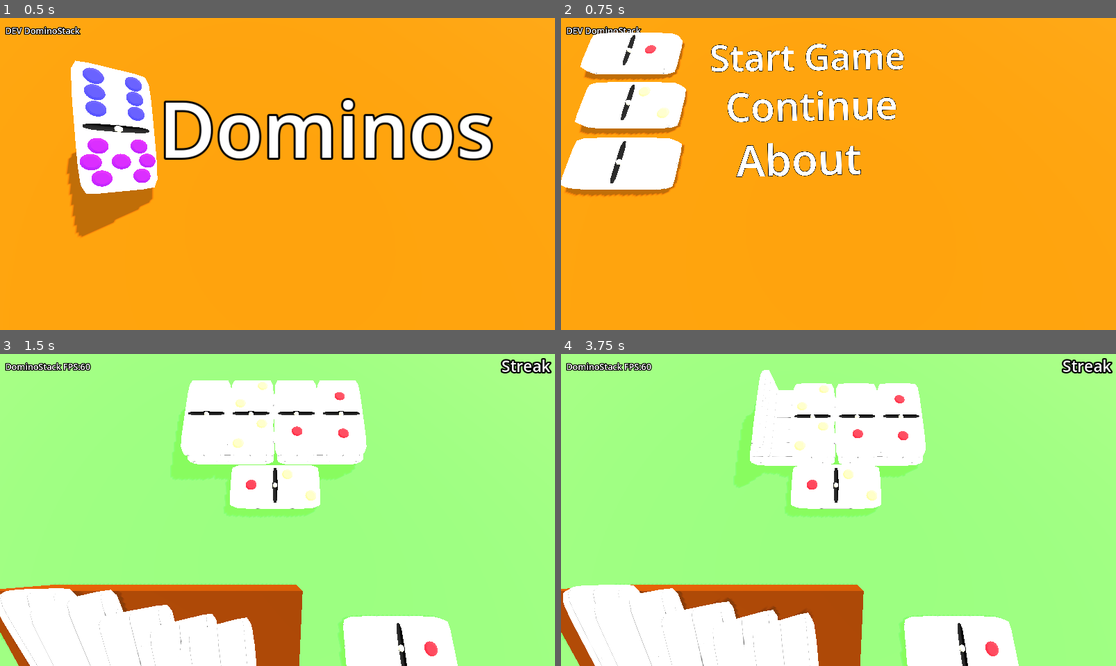
Above: before the commit, frames 1-4 (two rows, left to right).
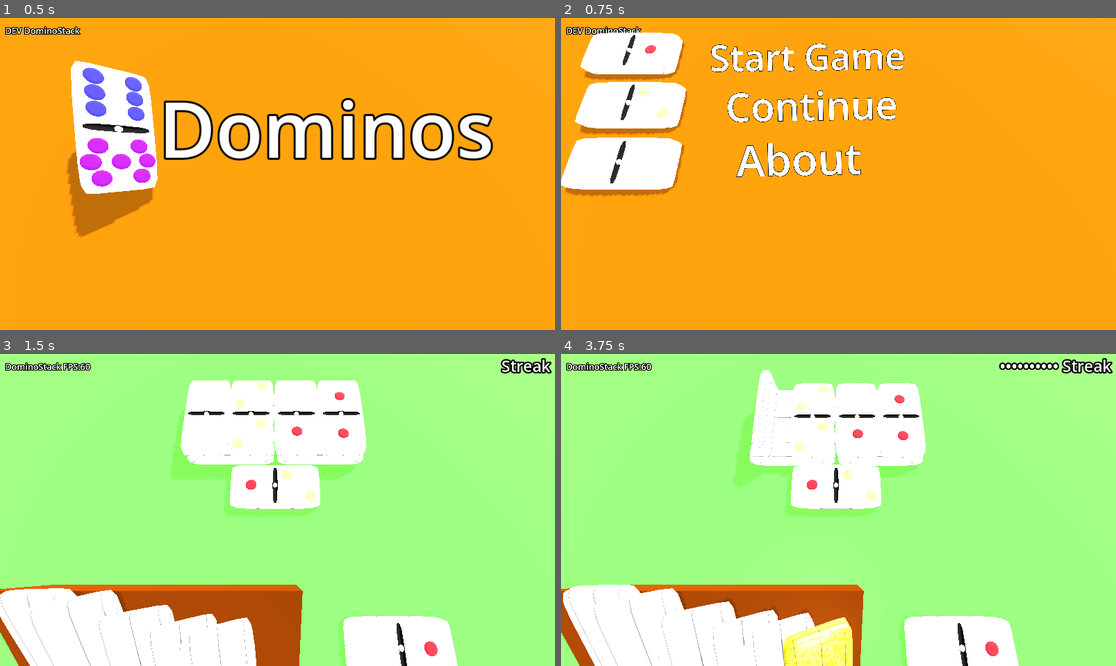
Above: after the commit, the same moments.

Repository: SecsAndCyber/six-seven-dominoes
Game: Godot game, scene res://scenes/main_menu.tscn
Two runs of this game, one before a commit and one after it. Both use one fixed random seed, a clock stepped at 60 frames per second and the inputs below.
Inputs (mouse positions are in pixels of both pictures, inside the frame that each line leads up to):
- Up to frame 1 (0.5 s): no input
- Up to frame 2 (0.75 s): tap Enter at 0.5 s; move the mouse to (810, 236) at 0.52 s; hold Alt from 0.53 s (still down); click (810, 236) at 0.67 s
- Up to frame 3 (1.5 s): tap Space at 1.25 s; move the mouse to (444, 556) at 1.27 s; release Alt at 1.28 s; tap Alt at 1.35 s; click (444, 556) at 1.42 s
- Up to frame 4 (3.75 s): move the mouse to (672, 463) at 2.02 s; hold Ctrl 2.03-2.78 s; click (672, 463) at 2.17 s; tap Alt at 2.3, 2.85 s; tap Enter at 2.75 s; move the mouse to (866, 510) at 2.77 s; click (866, 510) at 2.92 s; tap Space at 3.5 s; move the mouse to (755, 432) at 3.52 s; hold Alt from 3.53 s (still down); click (755, 432) at 3.67 s

Frame 1 is identical in both runs. In frame 2, less than 0.1% of the frame differs, in the area x 20-22%, y 8-47%; in frame 3, 0.1%; in frame 4, 1.9%, in the area x 1-90%, y 2-100%.

Commit message:
Refactor domino scripts for improved structure and visual bug fixes

Diff:
--- a/scripts/domino_block.gd
+++ b/scripts/domino_block.gd
@@ -14,28 +14,35 @@
 			return
 		# Run this even if the flag isn't changing due to the possiblity
 		# of the originial set happening before all the objects were ready
-		if val:
-			wild_glitter_light.light_energy = randf_range(0.8, 1.2)
-			noise.seed = randi()
-			wild_glitter_light.visible = true
-			surface_material.roughness_texture = noise_tex
-			surface_material.albedo_color = WILDGOLD_COLOR
-			surface_material.metallic = .35
-			surface_material.roughness = 1.0
-			surface_material.metallic_specular = 1.0
-			surface_material.emission = WILDGOLD_COLOR
-			surface_material.emission_operator = surface_material.EMISSION_OP_ADD
-			surface_material.emission_enabled = true
-			surface_material.emission_energy_multiplier = .12
-		else:
-			wild_glitter_light.visible = false
-			surface_material.albedo_color = STANDARD_COLOR
-			surface_material.metallic = 0
-			surface_material.roughness = 1.0
-			surface_material.emission_enabled = false
+		setup_surface_material(val)
+
 		if not _is_wildcard == val:
 			look_update_needed = true
 			_is_wildcard = val
+
+func setup_surface_material(wild:bool):
+	if wild:
+		wild_glitter_light.visible = true
+		surface_material.roughness_texture = noise_tex
+		surface_material.albedo_color = WILDGOLD_COLOR
+		surface_material.metallic = .35
+		surface_material.roughness = 1.0
+		surface_material.metallic_specular = 1.0
+		surface_material.emission_enabled = true
+		surface_material.emission = WILDGOLD_COLOR
+		surface_material.emission_operator = surface_material.EMISSION_OP_ADD
+		surface_material.emission_energy_multiplier = .12
+	else:
+		wild_glitter_light.visible = false
+		surface_material.roughness_texture = null
+		surface_material.albedo_color = STANDARD_COLOR
+		surface_material.metallic = 0
+		surface_material.roughness = 1.0
+		surface_material.metallic_specular = 0.0
+		surface_material.emission_enabled = false
+
+
+
 
 # init_pending is set by the stage once the tree location has stabilized
 # Designer note: Set this as false if the parent isn't DominoLevel
@@ -80,13 +87,14 @@
 @onready var current_renderer = ProjectSettings.get_setting("rendering/renderer/rendering_method")
 var surface_material : StandardMaterial3D = null
 # Called when the node enters the scene tree for the first time.
-var noise:FastNoiseLite
-var noise_tex:NoiseTexture2D
+var noise:FastNoiseLite = null
+var noise_tex:NoiseTexture2D = null
 func _ready() -> void:
 	noise = FastNoiseLite.new()
 	noise.frequency = 0.17 # High frequency = tiny sparkles
 	noise_tex = NoiseTexture2D.new()
 	noise_tex.noise = noise
+	surface_material = null
 	wild_glitter_light.visible = false
 	debug_mesh.queue_free()
 
@@ -100,7 +108,10 @@
 
 func _notification(what):
 	if what == NOTIFICATION_PREDELETE:
+		if is_wildcard:
+			print("Predelete Wildcard")
 		# Final cleanup: This is where you kill RIDs
+		surface_material.roughness_texture = null
 		surface_material = null
 		noise_tex.noise = null
 		noise = null
@@ -129,42 +140,29 @@
 
 	var image: Node3D
 	if is_wildcard:
-		image = DominoStack.wildcard_domino
-		if image.get_parent() == mesh_container:
-			printerr("Adding without resetting")
-		elif null != image.get_parent():
-			printerr("Orphan wild card!")
-		else:
-			mesh_container.add_child(image)
+		image = DominoStack.draw_wildcard(mesh_container)
+		if image == null:
+			printerr("Unable to draw wildcard", self)
+			return
 	else:
 		image = DominoStack.draw_from_stack(id, mesh_container)
 		if image == null:
-			printerr("Inable to draw", self)
+			printerr("Unable to draw", self)
 			return
 	for child in image.get_children():
 		var mat = child.get_active_material(0)
 		if "TableTop" == get_parent().name:
+			# Dominoes on the table should be drawn stacked
+			# This is a visual bug fix for Mobile render
 			mat.render_priority = global_transform.origin.y * 10
 		if child.name == "Surface":
 			if surface_material == null:
-				surface_material = mat.duplicate()
-				surface_material.albedo_color = STANDARD_COLOR
-				surface_material.metallic = 0
-				surface_material.roughness = 1.0
-				surface_material.emission_enabled = false
-				surface_material.roughness_texture = null
-				surface_material.metallic_specular = 0
-				surface_material.emission_enabled = false
-				child.set_surface_override_material(0, mat)
-			else:
-				surface_material.albedo_color = STANDARD_COLOR
-				surface_material.metallic = 0
-				surface_material.roughness = 1.0
-				surface_material.emission_enabled = false
-				surface_material.roughness_texture = null
-				surface_material.metallic_specular = 0
-				surface_material.emission_enabled = false
-				child.set_surface_override_material(0, surface_material)
+				if mat.albedo_color == WILDGOLD_COLOR:
+					surface_material = mat
+				else:
+					surface_material = mat.duplicate()
+			setup_surface_material(is_wildcard)
+			child.set_surface_override_material(0, surface_material)
 	# Fixed assignment of large on top
 	if id.y==value_t and not id.x==id.y:
 		mesh_container.rotation = Vector3.RIGHT * PI
@@ -197,8 +195,8 @@
 	if not null == surface_material:
 		if is_wildcard:
 			# Check to see if the visual effect is not correct
-			if (not wild_glitter_light.visible or
-				not surface_material.albedo_color == WILDGOLD_COLOR):
+			if not (wild_glitter_light.visible or
+				surface_material.albedo_color == WILDGOLD_COLOR):
 					# Trigger the missing visual effects
 					is_wildcard = _is_wildcard
 			# These cause a flicker TODO: Implement this as a shader
@@ -239,9 +237,11 @@
 	# Update the timestamp for the next valid touch
 	last_touch_time = current_time
 
-	print("Touched ", face, " on ", self, " to test ", GameManager.get_capture_point())
+	# print("Touched ", face, " on ", self, " to test ", GameManager.get_capture_point())
 	if face=="up" and GameManager.get_capture_point():
 		if GameManager.get_capture_point().collectable:
+			if Input.is_key_pressed(KEY_ALT):
+				GameManager.click_streak += 10
 			if Input.is_key_pressed(KEY_CTRL) or Input.is_key_pressed(KEY_META):
 				# Cross-platform check
 				GameManager.get_capture_point().collect_new_domino(self)
--- a/scripts/domino_stack.gd
+++ b/scripts/domino_stack.gd
@@ -1,18 +1,21 @@
-extends Node3D
+class_name DominoStackClass
+extends Node
 
 @export_enum("default") var skin: String = "default":
 	set(val):
 		skin = val
 
 var idle_dominoes: Dictionary[Vector2i, Node3D]
+var preloader: Dictionary[Vector2i, PackedScene]
 var wildcard_domino: Node3D = null
 
-func domino_factory(id):
+func domino_factory(id:Vector2i):
+	if id in preloader:
+		return preloader[id].instantiate()
 	var scene_path = domino_scene(id)
 	if ResourceLoader.exists(scene_path):
-		var scene = ResourceLoader.load(scene_path)
-		var instance = scene.instantiate()
-		return instance
+		preloader[id] = ResourceLoader.load(scene_path)
+		return preloader[id].instantiate()
 	else:
 		printerr("Tried to load missing file ", scene_path)
 		return null
@@ -26,6 +29,9 @@
 		idle_dominoes[id] = instance
 	wildcard_domino = domino_factory(Vector2i(0,0))
 	wildcard_domino.name = "WildCardDomino"
+
+func _enter_tree() -> void:
+	print(self, wildcard_domino)
 
 func domino_scene(id) -> String:
 	return "res://scenes/dominos/%s/Domino.%d.%d.tscn" % [skin, id.x, id.y]
@@ -53,11 +59,16 @@
 
 func return_to_stack(db: Node3D):
 	if db is DominoBlock:
+		assert(db.get_node("MeshContainer").get_child_count() <= 1,
+				"Too many meshes attached!")
 		if db.get_node("MeshContainer").get_child_count() > 0:
 			var image = db.get_node("MeshContainer").get_child(0)
 			if not null == image:
 				image.get_parent().remove_child(image)
 				if db.is_wildcard:
+					# orphan the wildcard mesh so that it doesn't get destroyed
+					# on level change. Maintain pointer
+					wildcard_domino = image
 					print("Returned wildcard")
 				else:
 					idle_dominoes[db.id] = image
@@ -65,6 +76,17 @@
 				printerr("Returned missing image to stack", db)
 	else:
 		printerr("Unknown return to stack")
+
+func draw_wildcard(parent: Node3D = null):
+	if wildcard_domino == null:
+		printerr("No wildcard available in stack!")
+		return null
+	var wd = wildcard_domino
+	# We "null" it here so we know it's currently 'in the wild'
+	wildcard_domino = null
+	if parent:
+		parent.add_child(wd)
+	return wd
 
 func draw_from_stack(id: Vector2i, parent: Node3D = null):
 	if not idle_dominoes.has(id):
@@ -92,14 +114,15 @@
 			printerr("Leaked domino:", id)
 			continue
 
-func _exit_tree() -> void:
-	validate_stack()
-	# --- THE FIX: Clear the pool to prevent leaks ---
-	for id in idle_dominoes:
-		var node = idle_dominoes[id]
-		if is_instance_valid(node):
-			node.queue_free()
-	idle_dominoes.clear()
+func _notification(what):
+	if what == NOTIFICATION_PREDELETE:
+		validate_stack()
+		# --- THE FIX: Clear the pool to prevent leaks ---
+		for id in idle_dominoes:
+			var node = idle_dominoes[id]
+			if is_instance_valid(node):
+				node.queue_free()
+		idle_dominoes.clear()
 
-	if is_instance_valid(wildcard_domino):
-		wildcard_domino.queue_free()
+		if is_instance_valid(wildcard_domino):
+			wildcard_domino.queue_free()
--- a/scripts/dominoes_level.gd
+++ b/scripts/dominoes_level.gd
@@ -75,7 +75,8 @@
 		b_index += 1
 
 # Called every frame. 'delta' is the elapsed time since the previous frame.
-const LEVEL_RESET_DELAY: int = 250 # .25 second in milliseconds
+const LEVEL_RESET_DELAY_MSEC: int = 250 # .25 second in milliseconds
+const LEVEL_RESET_DELAY_SEC: int = int(LEVEL_RESET_DELAY_MSEC * .001)
 func _process(_delta: float) -> void:
 	if not ready_done:
 		return
@@ -111,7 +112,7 @@
 			lost = false
 		if lost:
 			pre_loss = true
-			get_tree().create_timer(LEVEL_RESET_DELAY / 100).timeout.connect(
+			get_tree().create_timer(LEVEL_RESET_DELAY_SEC).timeout.connect(
 				func():
 					GameManager.level_complete = 0xDEADBEEF
 			)
@@ -120,7 +121,7 @@
 	if pre_loss:
 		return false
 	if GameManager.board_dominos.size() == 0:
-		GameManager.level_complete = Time.get_ticks_msec() + LEVEL_RESET_DELAY
+		GameManager.level_complete = Time.get_ticks_msec() + LEVEL_RESET_DELAY_MSEC
 		return false
 	return true
 
--- a/scripts/hand_rack.gd
+++ b/scripts/hand_rack.gd
@@ -45,6 +45,7 @@
 			dominos_in_hand.append(child)
 	get_tree().create_timer(0.05).timeout.connect(fix_ordering)
 func fix_ordering():
+	# This function fixes a visual bug in Mobile render
 	if _ready_done:
 		return
 	var i = 0
--- a/scripts/input_manager.gd
+++ b/scripts/input_manager.gd
@@ -45,4 +45,4 @@
 		# Check if the hit object is one of your dominos
 		if hit_object is PhysicsBody3D and hit_object.has_method("touched"):
 			hit_object.touched()
-			print("Pushed: ", hit_object.name)
+			# print("Pushed: ", hit_object.name)
